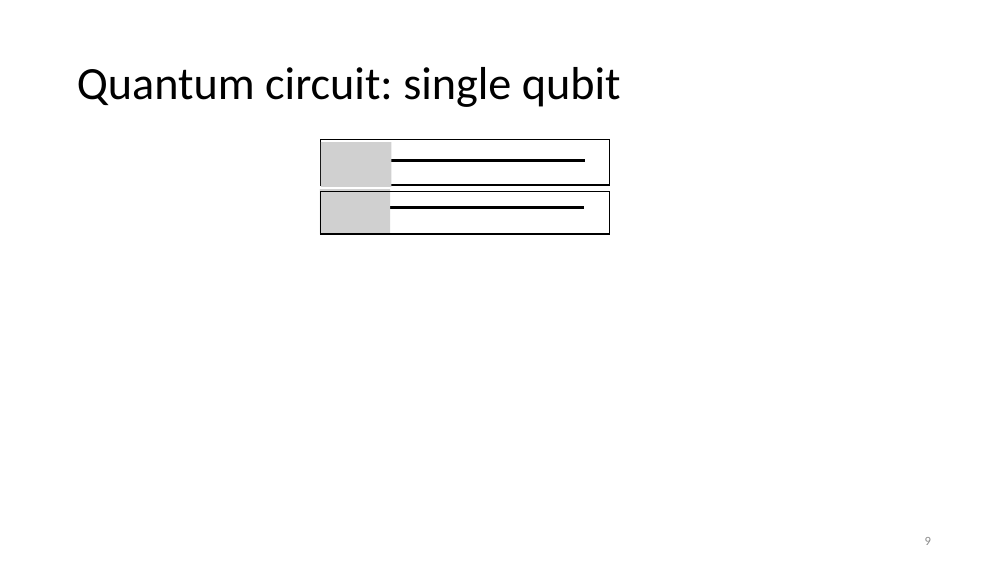
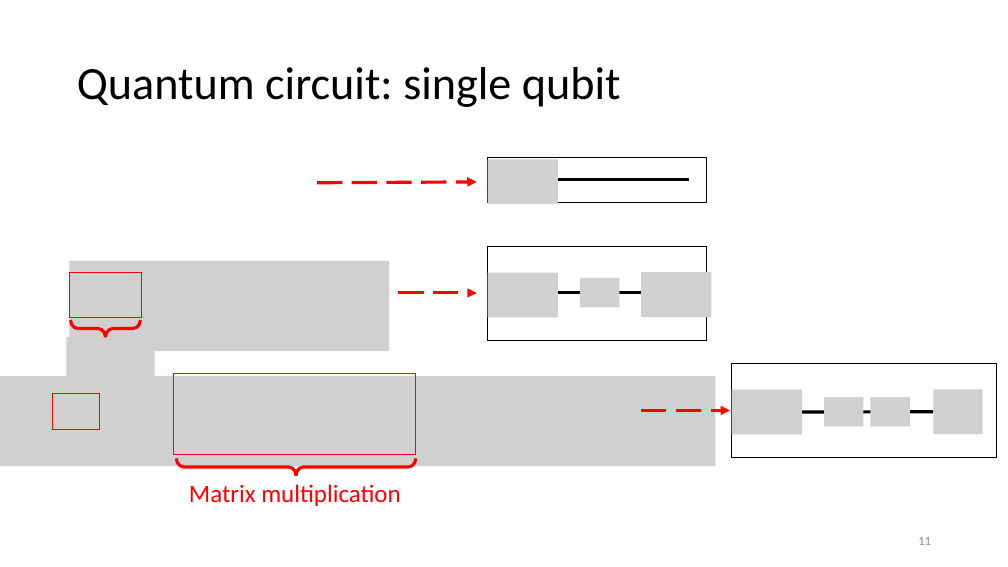
Before and after one commit to vutuanhai237/CourseMaterialsUIT, a slide deck: slide 11 of SExxx-Programming for quantum computer/UPTschool/Qubit and Circuit.pptx (slide 9 before the commit). Drawn at 1008x567 pixels with LibreOffice and Linux fonts; fonts in the diff are those of the drawing; grey boxes stand for pictures. Boxes give left, top, right and bottom in pixels: in the first picture for what was removed or moved away, otherwise in the second. Text is boxed around its words. In the diff, an @@ line names an element or a change of style, - is before the commit and + after.

```diff
--- a/SExxx-Programming for quantum computer/UPTschool/Qubit and Circuit.pptx
+++ b/SExxx-Programming for quantum computer/UPTschool/Qubit and Circuit.pptx
@@ picture removed at [321,142,392,187] @@
@@ rectangle: place and size @@
-rectangle at [321,140,610,185]
+rectangle at [488,157,707,203]
@@ picture added at [488,160,558,204] @@
@@ line moved from (390, 160) - (585, 160) to (557, 179) - (690, 179) @@
@@ arrow added from (317, 183) to (477, 182), #FF0000 3 pt dashed @@
@@ picture removed at [320,189,390,234] @@
@@ rectangle removed at [321,191,610,234] @@
@@ line removed from (389, 208) to (585, 208) @@
@@ picture added at [70,261,389,351] @@
@@ rectangle added at [488,247,707,341], outline #000000 1 pt @@
@@ rectangle added at [70,272,142,317], outline #FF0000 1 pt @@
@@ arrow added from (399, 293) to (477, 293), #FF0000 3 pt dashed @@
@@ picture added at [488,273,558,318] @@
@@ line added from (557, 293) to (647, 293), #000000 3 pt @@
@@ picture added at [580,278,619,307] @@
@@ picture added at [641,272,712,317] @@
@@ left brace added at [71,319,140,337], outline #FF0000 3 pt @@
@@ picture added at [67,337,155,382] @@
@@ picture added at [0,376,715,466] @@
@@ rectangle added at [174,374,416,454], outline #FF0000 1 pt @@
@@ rectangle added at [732,364,997,458], outline #000000 1 pt @@
@@ picture added at [732,389,802,434] @@
@@ picture added at [934,389,983,434] @@
@@ rectangle added at [53,393,100,430], outline #FF0000 1 pt @@
@@ arrow added from (641, 411) to (730, 411), #FF0000 3 pt dashed @@
@@ line added from (802, 412) to (934, 412), #000000 3 pt @@
@@ picture added at [824,397,864,426] @@
@@ picture added at [870,397,910,426] @@
@@ left brace added at [176,458,416,476], outline #FF0000 3 pt @@
@@ text added at [189,484,400,506], 23.8 pt, text #FF0000 @@
+Matrix multiplication
@@ page number at [918,537,931,545]: text changed @@
-9
+11
```
Also in this commit, not shown: 6 other slides changed, 27 slides added, 6 slides removed, 1 other file.
